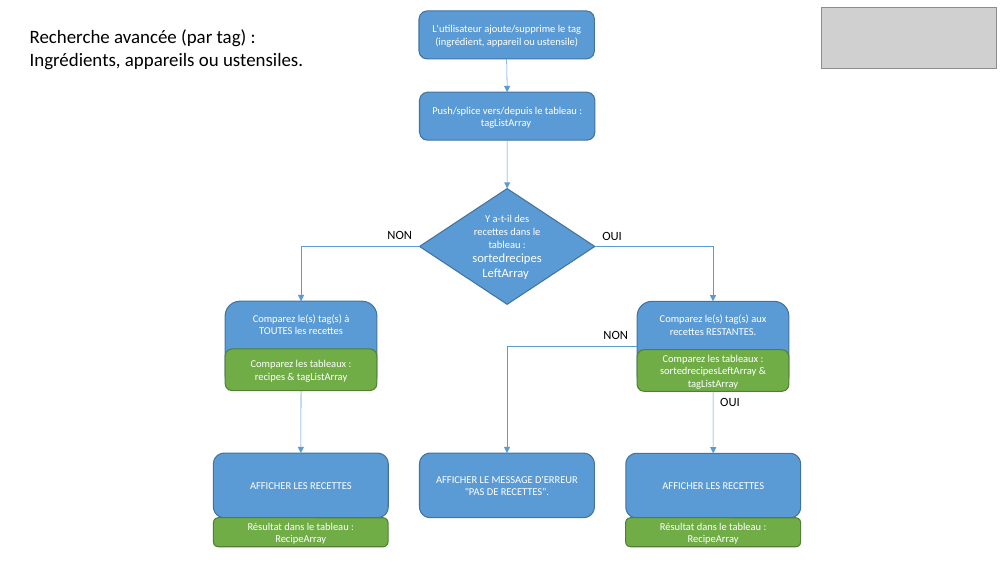
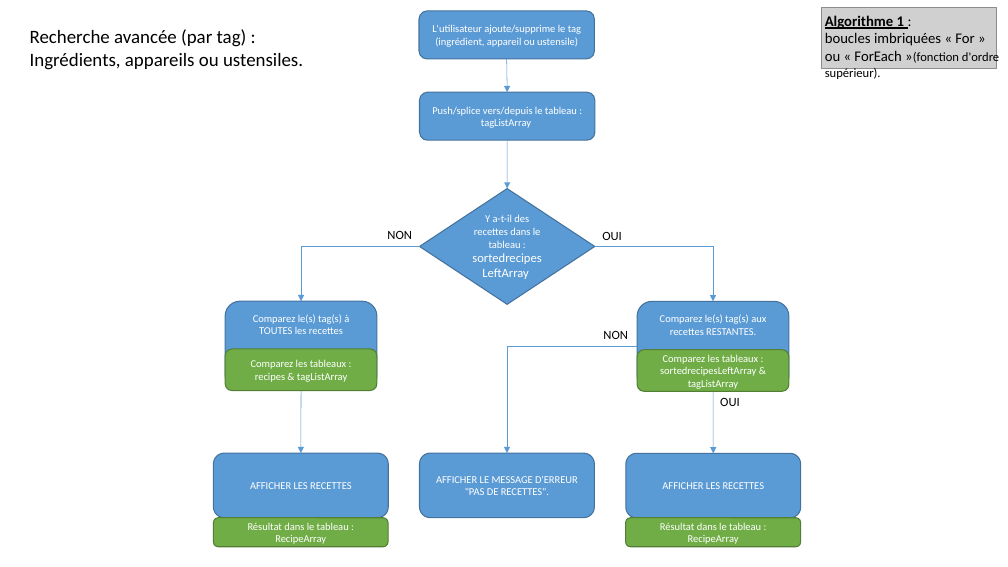
Before and after one commit to Stevens-Mark/LesPetitsPlats, a slide deck: slide 7 of Testing Results & functionality repot/flowchaw charts of the program logic.pptx. Drawn at 1008x567 pixels with LibreOffice and Linux fonts; fonts in the diff are those of the drawing; grey boxes stand for pictures. Boxes give left, top, right and bottom in pixels: in the first picture for what was removed or moved away, otherwise in the second. Text is boxed around its words. In the diff, an @@ line names an element or a change of style, - is before the commit and + after.

```diff
--- a/Testing Results & functionality repot/flowchaw charts of the program logic.pptx
+++ b/Testing Results & functionality repot/flowchaw charts of the program logic.pptx
@@ text added at [825,15,999,79], 14 pt, text #000000 @@
+Algorithme 1 :
+boucles imbriquées « For » ou « ForEach »(fonction d'ordre supérieur).
```
Also in this commit, not shown: 6 other slides changed, 1 slide added, 9 other files.
